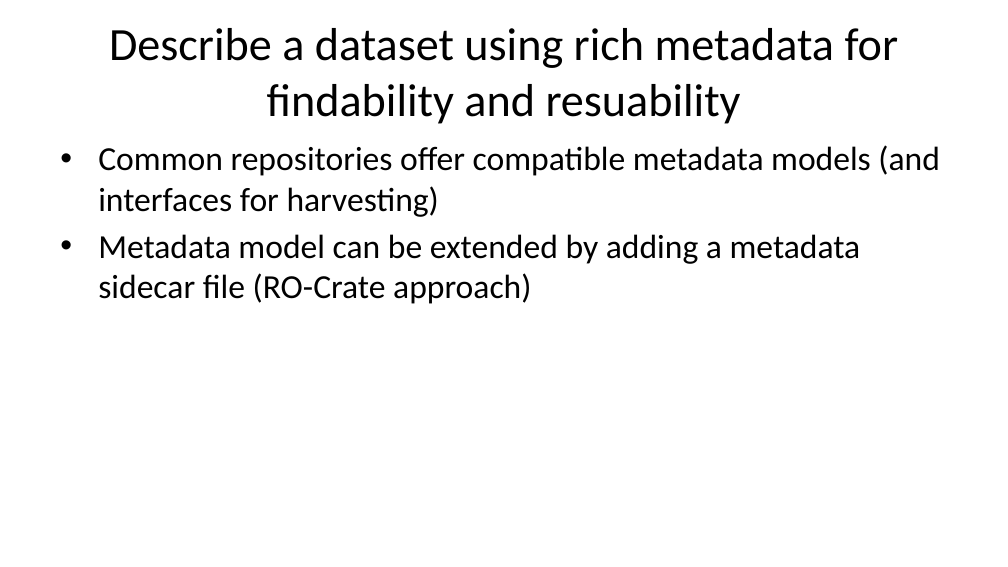
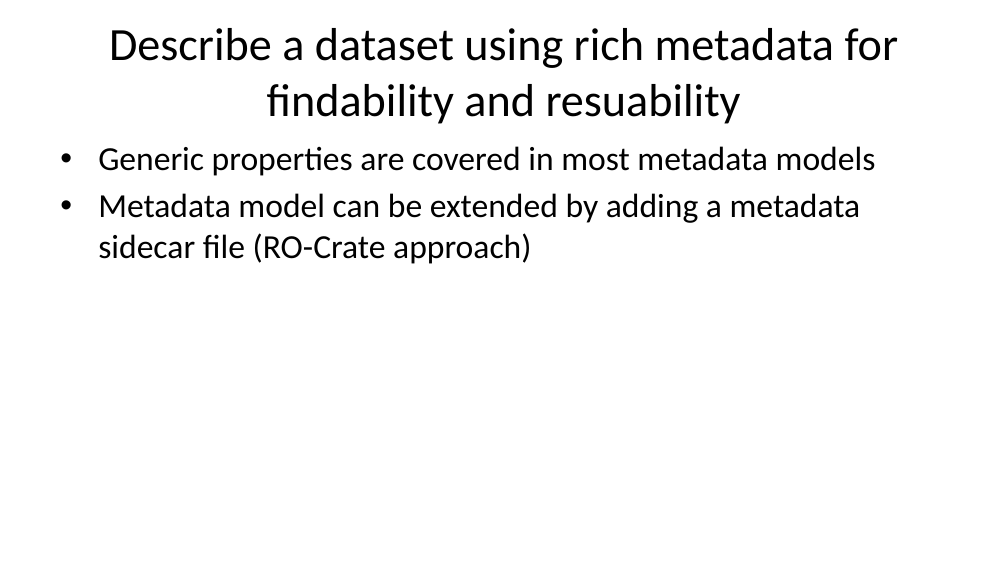
Before and after one commit to pvgenuchten/slides, a slide deck: slide 21 of slides/2026-soil-information-systems-for-decision-making-in-africa.pptx (slide 19 before the commit). Drawn at 1008x567 pixels with LibreOffice and Linux fonts; fonts in the diff are those of the drawing. Boxes give left, top, right and bottom in pixels: in the first picture for what was removed or moved away, otherwise in the second. Text is boxed around its words. In the diff, an @@ line names an element or a change of style, - is before the commit and + after.

```diff
--- a/slides/2026-soil-information-systems-for-decision-making-in-africa.pptx
+++ b/slides/2026-soil-information-systems-for-decision-making-in-africa.pptx
@@ text at box(98, 146, 876, 176): text changed @@
-• Common repositories offer compatible metadata models (and interfaces for harvesting)
+• Generic properties are covered in most metadata models
```
Also in this commit, not shown: 9 other slides changed, 9 slides added, 3 slides removed, 13 other files.
